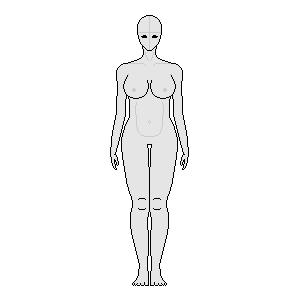
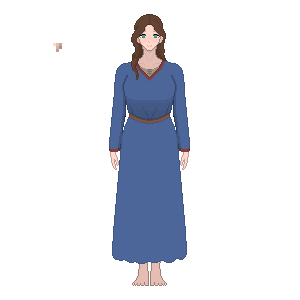
Revision of a layered 300 × 300 image; what changed, layer by layer:
showed "it", opacity 50% → 100%, painted on it over [53, 14, 190, 286]
